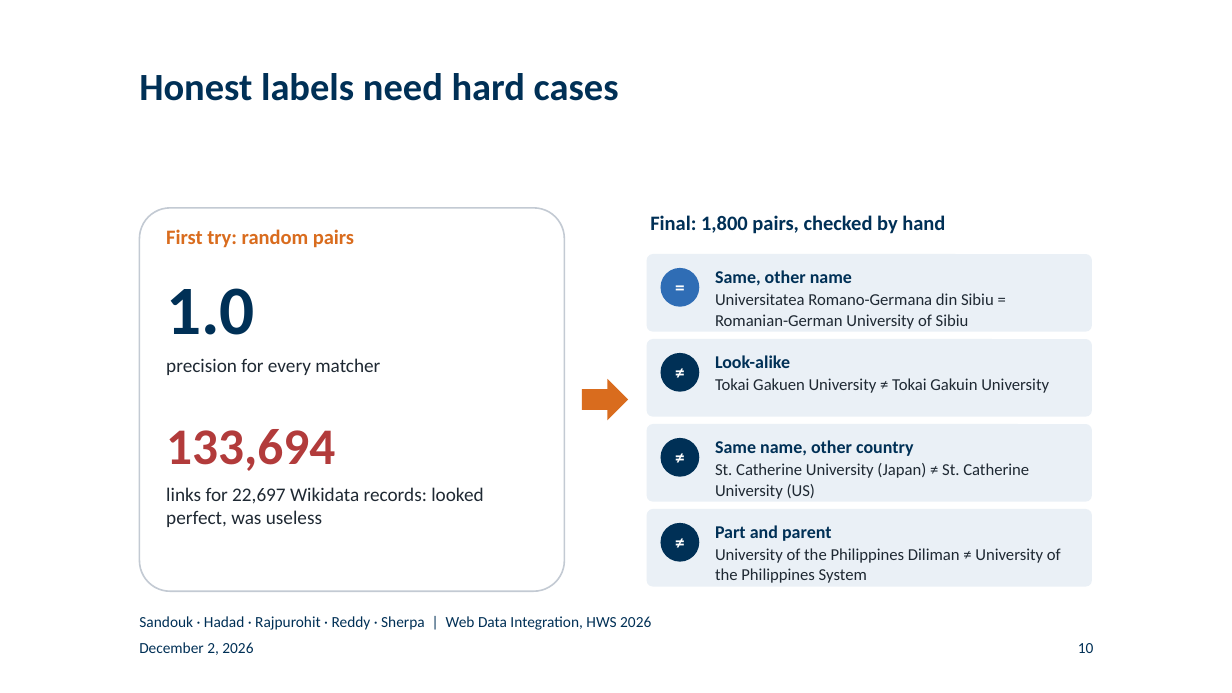
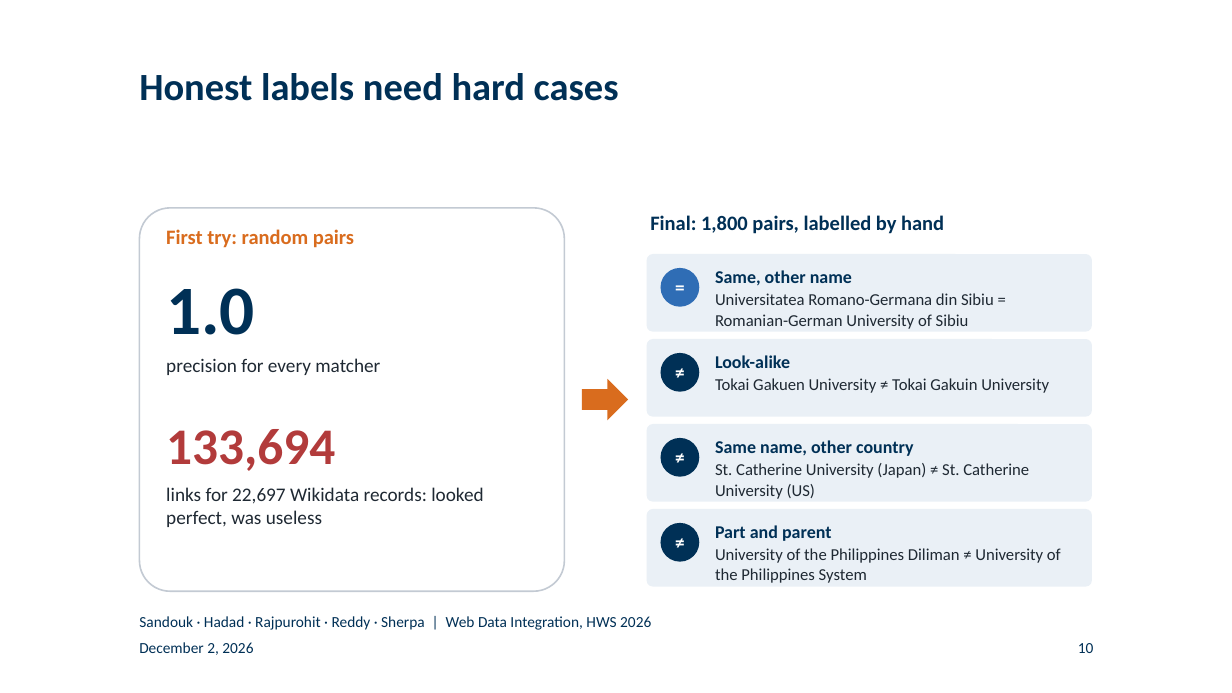
Before and after one commit to BlackSamuron0305/Web-Data-Integration-Project-HWS2026, a slide deck: slide 10 of submission/final-presentation/final_presentation.pptx. Drawn at 1232x693 pixels with LibreOffice and Linux fonts; fonts in the diff are those of the drawing; background and template pictures are left out. Boxes give left, top, right and bottom in pixels: in the first picture for what was removed or moved away, otherwise in the second. Text is boxed around its words. In the diff, an @@ line names an element or a change of style, - is before the commit and + after.

```diff
--- a/submission/final-presentation/final_presentation.pptx
+++ b/submission/final-presentation/final_presentation.pptx
@@ text at (x1=650, y1=215, x2=944, y2=234): text changed @@
-Final: 1,800 pairs, checked by hand
+Final: 1,800 pairs, labelled by hand
```
Also in this commit, not shown: 1 other slide changed, 1 other file.
